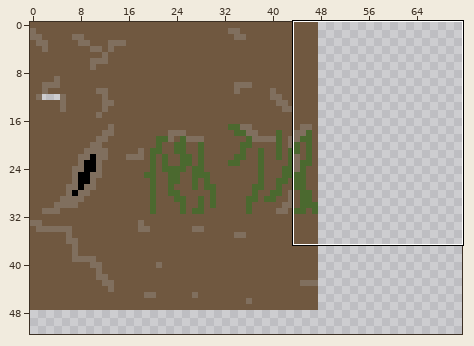
File history of a pixel-art file, assets/tilemap/backwall.aseprite. Above: a wide view before the commit, with the close-up outlined.
Close-up. Old version:
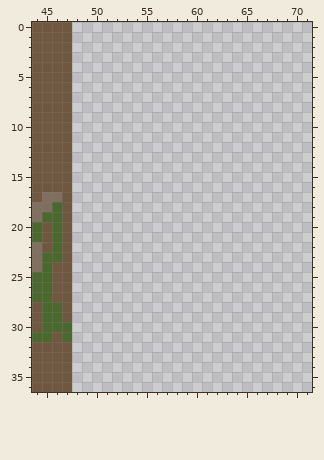
192x64 pixels, 1 frame. Shown: x 44..71, y 0..36. The wide view leaves out empty margins.
New version:
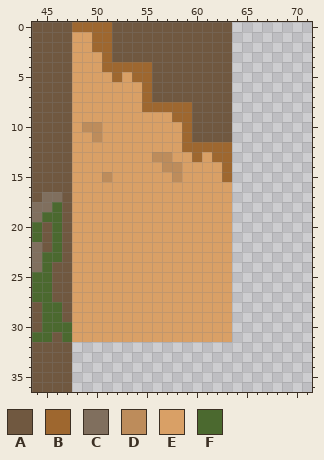
Palette (. is transparent): A #705840  B #9e672f  C #806f5e  D #bd8c5b  E #d9a066  F #4b692f
The exact change:
y 0: x 48..63 ................ -> BBBBAAAAAAAAAAAA
y 1..2: x 48..63 ................ -> EEBBAAAAAAAAAAAA
y 3: x 48..63 ................ -> EEEBAAAAAAAAAAAA
y 4: x 48..63 ................ -> EEEBBBBBAAAAAAAA
y 5: x 48..63 ................ -> EEEEBEBBAAAAAAAA
y 6..7: x 48..63 ................ -> EEEEEEEBAAAAAAAA
y 8: x 48..63 ................ -> EEEEEEEBBBBBAAAA
y 9: x 48..63 ................ -> EEEEEEEEEEBBAAAA
y 10: x 48..63 ................ -> EDDEEEEEEEEBAAAA
y 11: x 48..63 ................ -> EEDEEEEEEEEBAAAA
y 12: x 48..63 ................ -> EEEEEEEEEEEBBBBB
y 13: x 48..63 ................ -> EEEEEEEEDDEEBEBB
y 14: x 48..63 ................ -> EEEEEEEEEDDEEEEB
y 15: x 48..63 ................ -> EEEDEEEEEEDEEEEB
y 16..31: x 48..63 ................ -> EEEEEEEEEEEEEEEE
